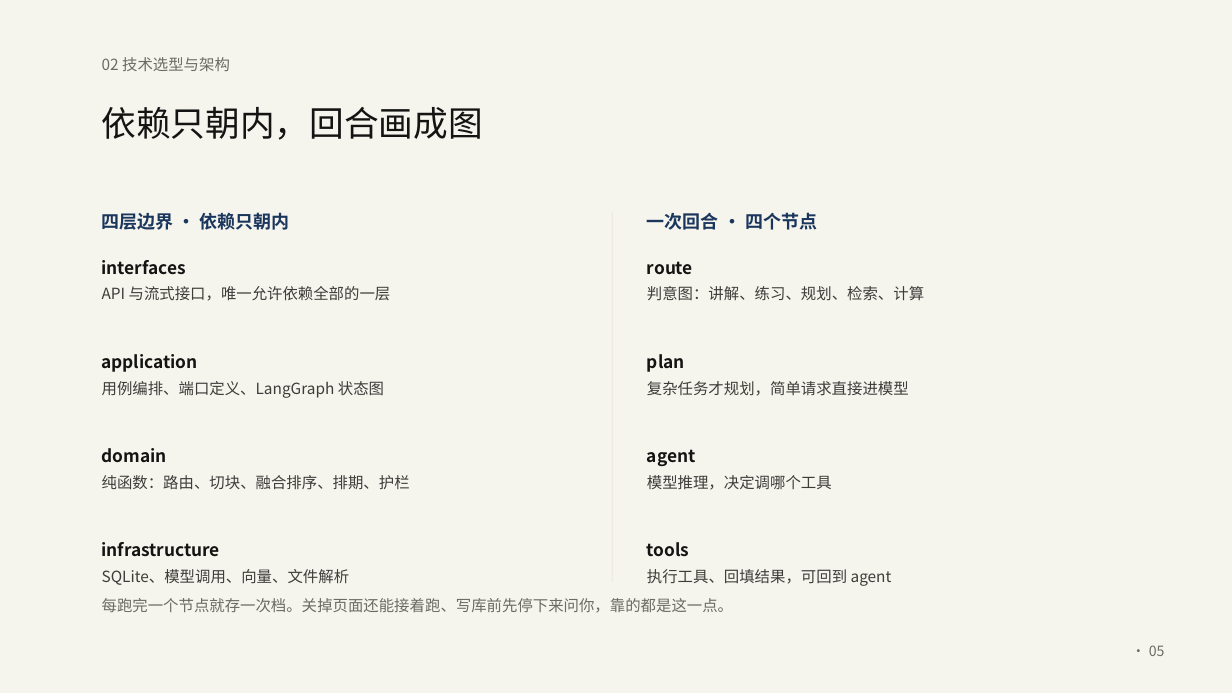
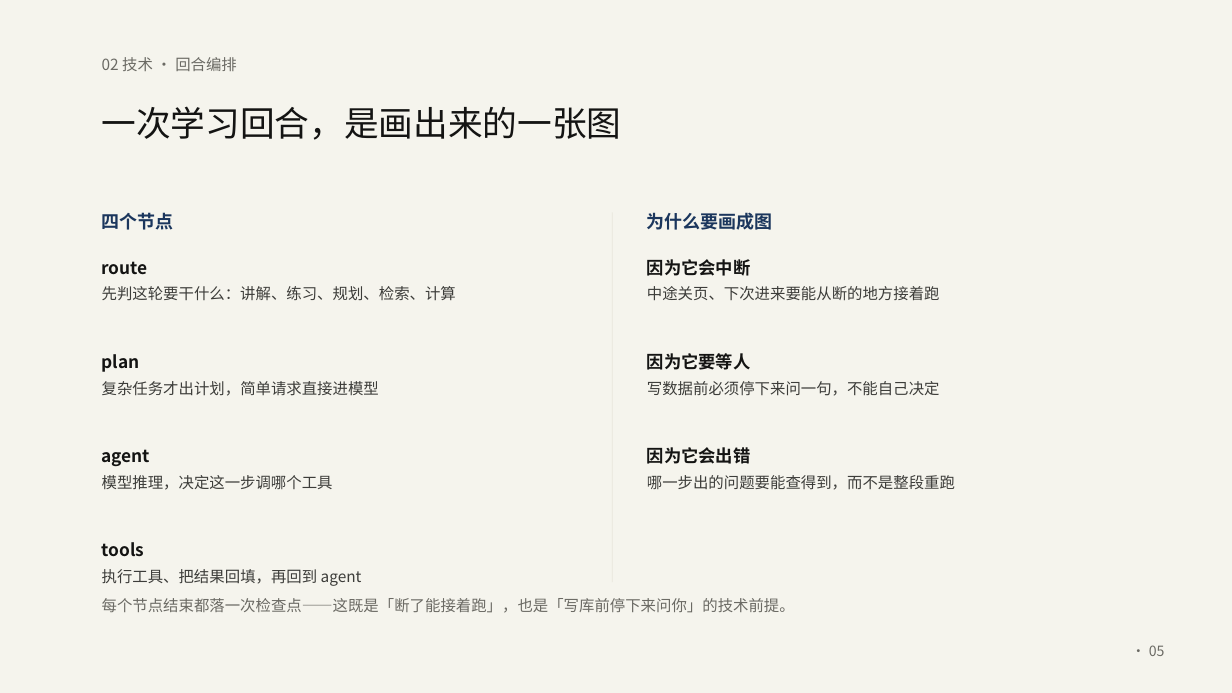
Before and after one commit to Baicaicn23/StudyGraph, a slide deck: slide 5 of docs/作品集/参赛/知迹答辩/知迹答辩.pptx. Drawn at 1232x693 pixels with LibreOffice and Linux fonts; fonts in the diff are those of the drawing. Boxes give left, top, right and bottom in pixels: in the first picture for what was removed or moved away, otherwise in the second. Text is boxed around its words. In the diff, an @@ line names an element or a change of style, - is before the commit and + after.

Commit message:
feat(参赛): PPT 重排为 13 页——背景与技术严格分开，技术项一项一页
用户要求背景与技术不混。核对后发现三个技术在原 PPT 上完全缺失（代码里都有）：
工具调用（9 个工具）、MCP、联网搜索 —— 全部补上。

- 13 页四段：背景 2 页（三件事 / 一周里发生的事）→ 技术 6 页（回合编排 / 工具调用 /
  工具权限 / 检索 / MCP / 联网搜索，一项一页）→ 应用与验证 1 页 → 边界与收束 2 页
- 背景段只讲用户视角：做什么、典型一周怎么用
- 技术段每页给「是什么 / 我们怎么做的 / 换来什么或代价」，脚注一句话收口
- 01-作品说明：文首标明「背景（一二四）/ 技术（三五六）」两段，技术亮点补工具调用与联网搜索
- 页名 13 条同步，13/13 落盘，validate 无错

```diff
--- a/docs/作品集/参赛/知迹答辩/知迹答辩.pptx
+++ b/docs/作品集/参赛/知迹答辩/知迹答辩.pptx
@@ text at (102, 57, 237, 71): text changed @@
-02 技术选型与架构
+02 技术 · 回合编排
@@ text at (102, 106, 622, 140): text changed @@
-依赖只朝内，回合画成图
+一次学习回合，是画出来的一张图
@@ text at (102, 212, 174, 230): text changed @@
-四层边界 · 依赖只朝内
+四个节点
@@ text at (647, 212, 773, 230): text changed @@
-一次回合 · 四个节点
+为什么要画成图
@@ text removed at (102, 260, 186, 275) @@
-interfaces
@@ text added at (647, 259, 750, 276), 13.5 pt, text #141413, bold @@
+因为它会中断
@@ text at (102, 286, 456, 301): text changed @@
-判意图：讲解、练习、规划、检索、计算
+先判这轮要干什么：讲解、练习、规划、检索、计算
@@ text removed at (102, 286, 391, 301) @@
-API 与流式接口，唯一允许依赖全部的一层
@@ text added at (647, 286, 940, 301), 12 pt, text #3D3D3A @@
+中途关页、下次进来要能从断的地方接着跑
@@ text removed at (102, 354, 198, 372) @@
-application
@@ text added at (647, 353, 750, 370), 13.5 pt, text #141413, bold @@
+因为它要等人
@@ text at (102, 381, 379, 396): text changed @@
-复杂任务才规划，简单请求直接进模型
+复杂任务才出计划，简单请求直接进模型
@@ text removed at (102, 381, 384, 398) @@
-用例编排、端口定义、LangGraph 状态图
@@ text added at (647, 381, 940, 396), 12 pt, text #3D3D3A @@
+写数据前必须停下来问一句，不能自己决定
@@ text removed at (102, 448, 167, 463) @@
-domain
@@ text added at (647, 447, 750, 464), 13.5 pt, text #141413, bold @@
+因为它会出错
@@ text at (102, 475, 333, 490): text changed @@
-模型推理，决定调哪个工具
+模型推理，决定这一步调哪个工具
@@ text removed at (102, 475, 410, 490) @@
-纯函数：路由、切块、融合排序、排期、护栏
@@ text added at (647, 475, 955, 490), 12 pt, text #3D3D3A @@
+哪一步出的问题要能查得到，而不是整段重跑
@@ 4 texts: place and size @@
-4 texts at (647, 261, 695, 557)
+4 texts at (102, 261, 150, 557)
@@ text at (102, 569, 362, 586): text changed @@
-执行工具、回填结果，可回到 agent
+执行工具、把结果回填，再回到 agent
@@ text removed at (102, 542, 220, 557) @@
-infrastructure
@@ text removed at (102, 569, 350, 585) @@
-SQLite、模型调用、向量、文件解析
@@ text at (102, 598, 795, 613): text changed @@
-每跑完一个节点就存一次档。关掉页面还能接着跑、写库前先停下来问你，靠的都是这一点。
+每个节点结束都落一次检查点——这既是「断了能接着跑」，也是「写库前停下来问你」的技术前提。
```
Also in this commit, not shown: 8 other slides changed, 4 slides added, 2 slides removed, 3 other files.
